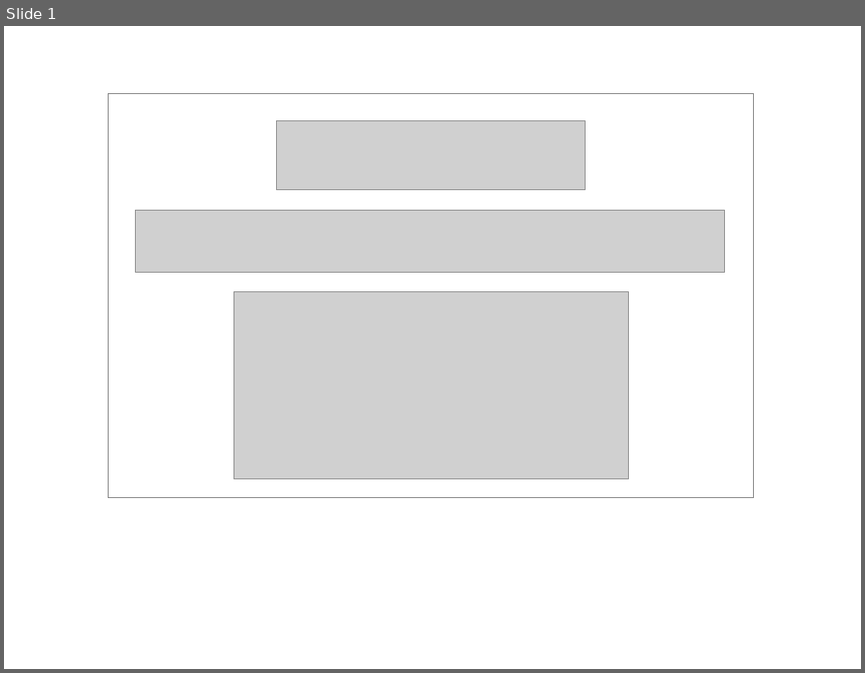
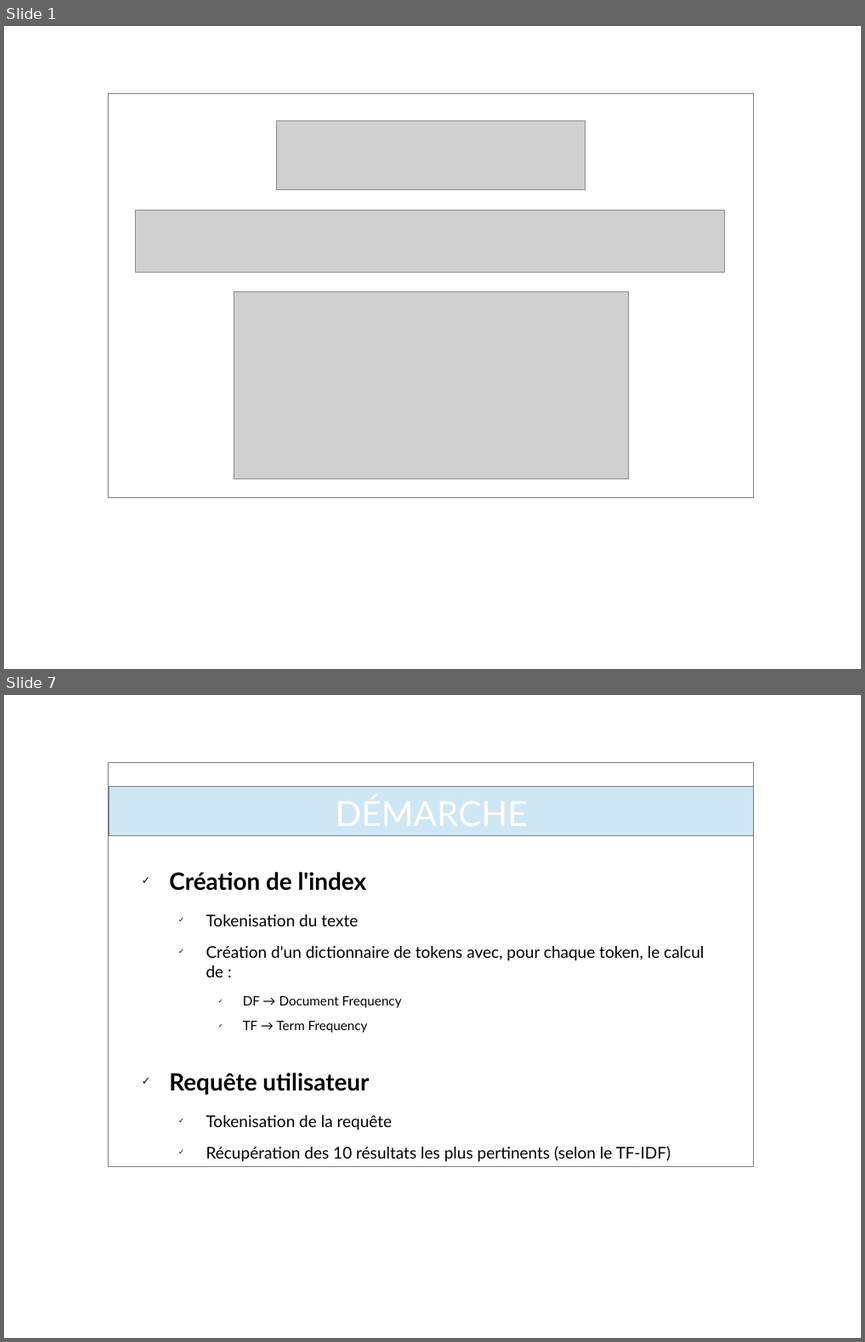
Before and after one commit to Badacadabra/SeriesSearch, a slide deck: presentation/presentation.odp. Shown one above the other, each under a label of ours: slide 1 before the commit, slides 1 and 7 after it; the slides between them are not shown. The pictures are 865x673 and 865x1342 pixels, drawn with LibreOffice and Linux fonts; fonts in the diff are those of the drawing; grey boxes stand for pictures; background and template pictures are left out. Boxes give left, top, right and bottom in pixels: in the first picture for what was removed or moved away, otherwise in the second. Text is boxed around its words. In the diff, an @@ line names an element or a change of style, - is before the commit and + after.

```diff
--- a/presentation/presentation.odp
+++ b/presentation/presentation.odp
@@ slide 7 added at (4, 695, 861, 1338), background picture (left out); not listed: 1 template element that a slide beside it also shows @@
@@ title added at (109, 764, 754, 861), 32 pt, text #FFFFFF @@
+DÉMARCHE
@@ rectangle added at (109, 787, 754, 836), fill #CFE7F5, outline #808080 0 pt @@
@@ text added at (169, 872, 704, 1162), 15 pt, text #000000 @@
+✓ Création de l'index
+  ✓ Tokenisation du texte
+  ✓ Création d'un dictionnaire de tokens avec, pour chaque token, le calcul de :
+    ✓ DF → Document Frequency
+    ✓ TF → Term Frequency
+✓ Requête utilisateur
+  ✓ Tokenisation de la requête
+  ✓ Récupération des 10 résultats les plus pertinents (selon le TF-IDF)
```
Also in this commit, not shown: 11 other slides added, 3 slides removed, 3 other files.
